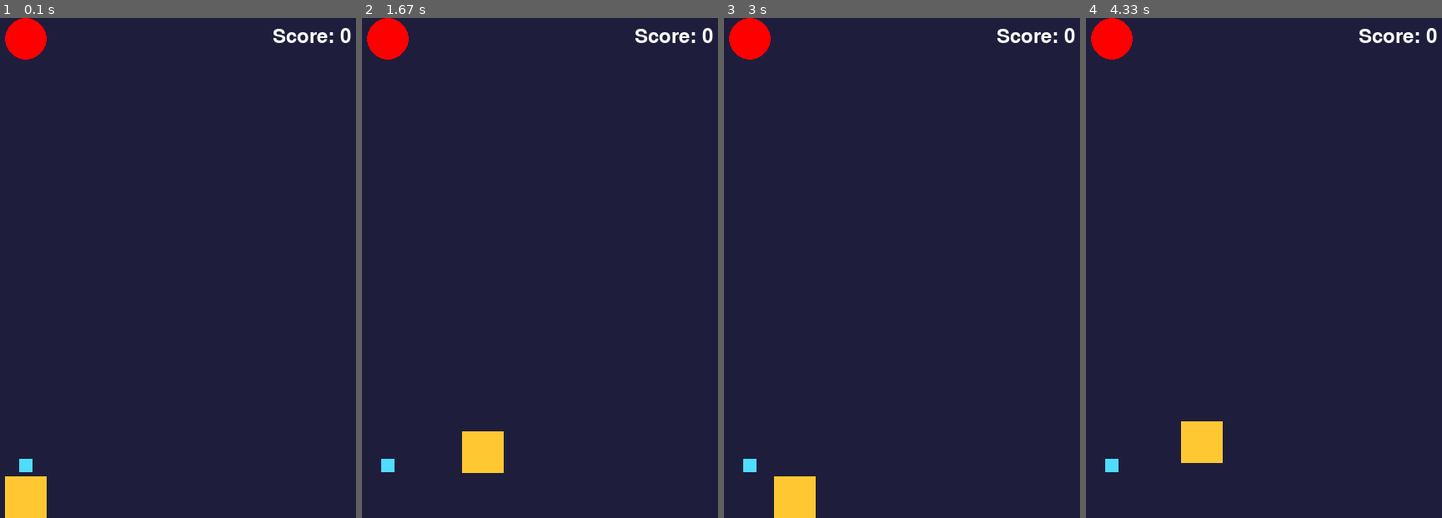
Above: before the commit, frames 1-4 (left to right).
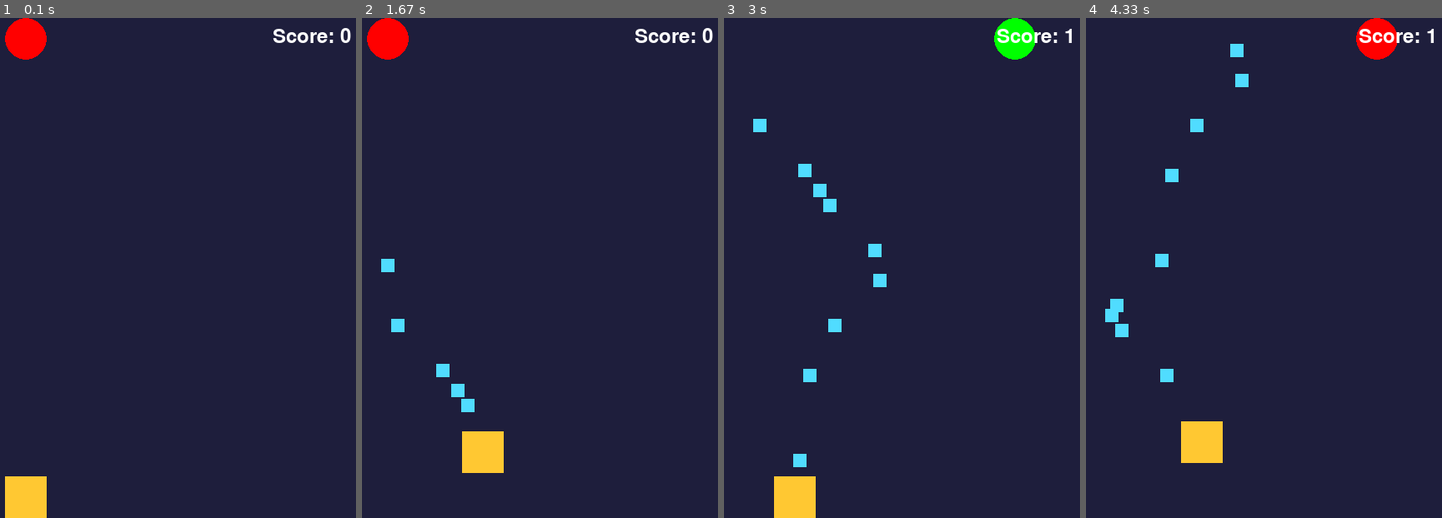
Above: after the commit, the same moments.

Repository: wooper15/pygame-lesson1-wooper15
Game: pygame game, started from main.py
Same seed, same stepped clock (60 frames per second), same inputs: the game is played once before the commit and once after it.
Inputs:
- Up to frame 1 (0.1 s): no input
- Up to frame 2 (1.67 s): tap Space at 0.33, 0.73, 1.03, 1.23, 1.57 s; hold Right 0.67-1.13 s; hold Up 1.17-1.47 s; hold Right from 1.5 s (still down)
- Up to frame 3 (3 s): tap Space at 1.87, 2.07, 2.37, 2.63, 2.97 s; release Right at 1.97 s; hold Left 2-2.53 s; hold Down 2.57-2.87 s; hold Left from 2.9 s (still down)
- Up to frame 4 (4.33 s): tap Space at 3.27, 3.4, 3.8, 4.1 s; release Left at 3.3 s; hold Up 3.33-3.7 s; hold Right from 3.73 s (still down)

The runs differ from the first frame. In frame 1, 0.1% of the frame differs, in the area x 5-10%, y 88-91%; in frame 2, 0.6%; in frame 3, 2.5%, in the area x 1-99%, y 0-91%; in frame 4, 2.5%.

Commit message:
made the original projectile rectangle be invisible and be on the bottom left of the screen and each time that i press the spacebar a copy/clone of the original projectile spawns infront of the player rectangle and goes forward and hits the circle target and disappears when its hit

Diff:
--- a/main.py
+++ b/main.py
@@ -2,46 +2,72 @@
 import random
 import pygame
 
+# Start Pygame so its display, drawing, and input features are ready to use.
 pygame.init()
 
 WIDTH = 800
 HEIGHT = 600
 
 PLAYER_SIZE = 50
+# Make the projectile one third as wide and tall as the player square.
 PROJECTILE_ONE_SIZE = PLAYER_SIZE // 3
 SPEED = 3
 
+# Create the window using the width and height chosen above.
 screen = pygame.display.set_mode((WIDTH, HEIGHT))
+# Set the text shown in the window's title bar.
 pygame.display.set_caption("My Pygame Game")
 
+# Place the player's left edge at the horizontal center of the window.
 x = WIDTH // 2 - PLAYER_SIZE // 2
+# Start the player at the bottom, accounting for its height.
 y = HEIGHT - PLAYER_SIZE
 
 TARGET_RADIUS = 25
+# A circle's x and y values describe its center, not its top-left corner.
 target_x = WIDTH // 2
 target_y = TARGET_RADIUS
 
-projectile_one_x = WIDTH // 2 - PROJECTILE_ONE_SIZE // 2
-projectile_one_y = y - PROJECTILE_ONE_SIZE - 5
+# Place the projectile in the bottom-left corner of the window.
+projectile_one_x = 0
+projectile_one_y = HEIGHT - PROJECTILE_ONE_SIZE
+projectile_template = pygame.Rect(
+    projectile_one_x,
+    projectile_one_y,
+    PROJECTILE_ONE_SIZE,
+    PROJECTILE_ONE_SIZE
+)
+active_projectiles = []
 score = 0
 
 
 async def main():
-    global x, y, target_x, score
+    # These global values are changed while the game loop is running.
+    global x, y, target_x, score, active_projectiles
 
+    # Use Pygame's default font at size 36 for the score display.
     font = pygame.font.Font(None, 36)
     running = True
 
     while running:
 
         # EVENTS
+        # Read all pending window events, such as a request to close the game.
         for event in pygame.event.get():
+            # Stop the loop when the window's close button is pressed.
             if event.type == pygame.QUIT:
                 running = False
+            if event.type == pygame.KEYDOWN and event.key == pygame.K_SPACE:
+                projectile = projectile_template.copy()
+                projectile.centerx = x + PLAYER_SIZE // 2
+                projectile.bottom = y - 5
+                active_projectiles.append(projectile)
 
         # INPUT
+        # Check which keyboard keys are currently held down.
         keys = pygame.key.get_pressed()
 
+        # Move the player a few pixels for each frame while an arrow key is held.
         if keys[pygame.K_LEFT]:
             x -= SPEED
 
@@ -55,18 +81,14 @@
             y += SPEED
 
         # Keep the square's top edge at or below the screen midpoint.
+        # max() and min() keep the player's position within both boundaries.
         x = max(0, min(x, WIDTH - PLAYER_SIZE))
         y = max(HEIGHT // 2, min(y, HEIGHT - PLAYER_SIZE))
 
         # DRAW
+        # Paint over the previous frame with the background color.
         screen.fill((30, 30, 60))
 
-        projectile_rect = pygame.Rect(
-            projectile_one_x,
-            projectile_one_y,
-            PROJECTILE_ONE_SIZE,
-            PROJECTILE_ONE_SIZE
-        )
         # Use the circle's bounding box for pygame's rectangle collision check.
         target_rect = pygame.Rect(
             target_x - TARGET_RADIUS,
@@ -74,12 +96,19 @@
             TARGET_RADIUS * 2,
             TARGET_RADIUS * 2
         )
-        target_hit = projectile_rect.colliderect(target_rect)
-        if target_hit:
-            score += 1
-            # Keep the target's full diameter inside the window.
-            target_x = random.randint(TARGET_RADIUS, WIDTH - TARGET_RADIUS)
+        target_hit = False
+        remaining_projectiles = []
+        for projectile in active_projectiles:
+            projectile.y -= SPEED
+            if projectile.colliderect(target_rect):
+                target_hit = True
+                score += 1
+                target_x = random.randint(TARGET_RADIUS, WIDTH - TARGET_RADIUS)
+            elif projectile.bottom > 0:
+                remaining_projectiles.append(projectile)
+        active_projectiles = remaining_projectiles
 
+        # Draw the target; green indicates a hit and red means no hit this frame.
         pygame.draw.circle(
             screen,
             (0, 255, 0) if target_hit else (255, 0, 0),
@@ -87,34 +116,32 @@
             TARGET_RADIUS
         )
 
+        # Draw the player square using its current position.
         pygame.draw.rect(
             screen,
             (255, 200, 50),
             (x, y, PLAYER_SIZE, PLAYER_SIZE)
         )
 
-        pygame.draw.rect(
-            screen,
-            (80, 220, 255),
-            (
-                projectile_one_x,
-                projectile_one_y,
-                PROJECTILE_ONE_SIZE,
-                PROJECTILE_ONE_SIZE
-            )
-        )
+        for projectile in active_projectiles:
+            pygame.draw.rect(screen, (80, 220, 255), projectile)
 
+        # Convert the score text into a drawable Pygame surface.
         score_text = font.render(f"Score: {score}", True, (255, 255, 255))
         # Anchor the score's top-right corner inside the window.
         score_rect = score_text.get_rect(topright=(WIDTH - 10, 10))
+        # Copy the rendered text onto the window at the selected position.
         screen.blit(score_text, score_rect)
 
+        # Show the completed frame on the screen.
         pygame.display.flip()
 
         # Required for running Pygame in the browser
+        # Yield control briefly so the browser can continue updating the game.
         await asyncio.sleep(0)
 
     pygame.quit()
 
 
+# Start the asynchronous game loop.
 asyncio.run(main())
